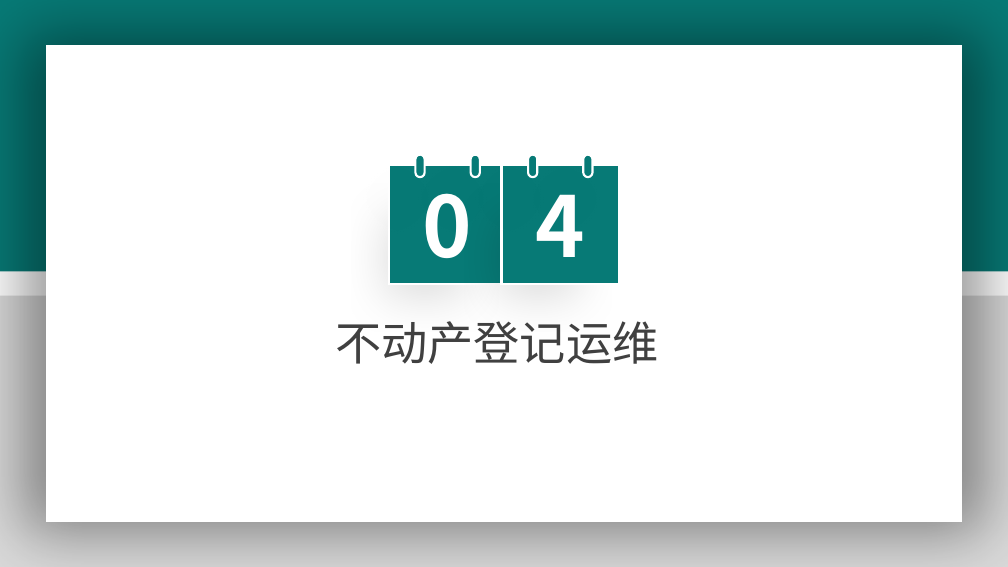
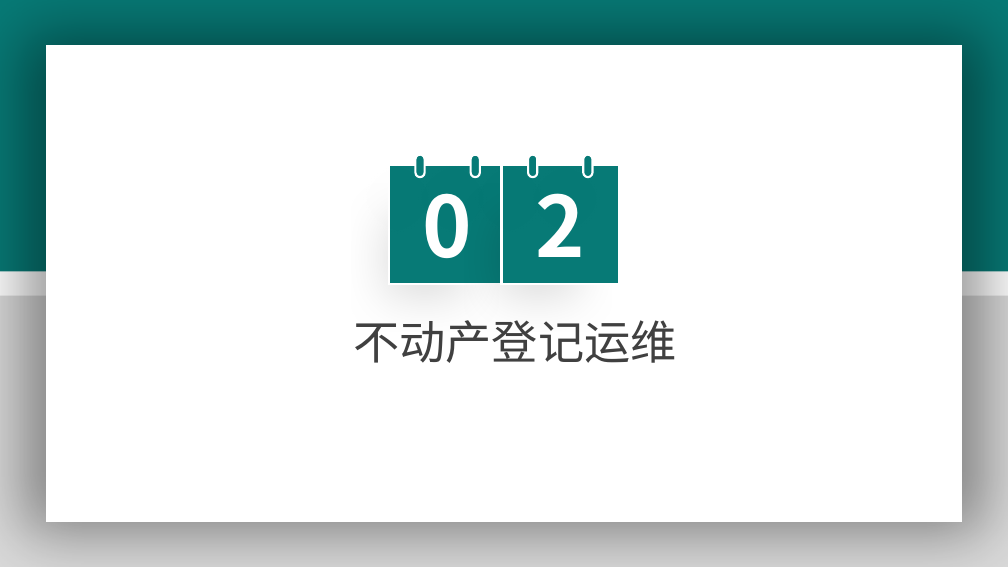
Before and after one commit to wellsmitch/accountpassword, a slide deck: slide 5 of 宋玉彬-年终述职报告-最终 - 副本.pptx (slide 9 before the commit). Drawn at 1008x567 pixels with LibreOffice and Linux fonts; fonts in the diff are those of the drawing. Boxes give left, top, right and bottom in pixels: in the first picture for what was removed or moved away, otherwise in the second. Text is boxed around its words. In the diff, an @@ line names an element or a change of style, - is before the commit and + after.

```diff
--- a/宋玉彬-年终述职报告-最终 - 副本.pptx
+++ b/宋玉彬-年终述职报告-最终 - 副本.pptx
@@ text at (536, 172, 586, 257): text changed @@
-4
+2
@@ text "不动产登记运维": place and size @@
-text "不动产登记运维" at (335, 321, 658, 364)
+text "不动产登记运维" at (353, 320, 676, 363)
```
Also in this commit, not shown: 13 other slides changed, 3 slides added, 2 slides removed, 2 other files.
